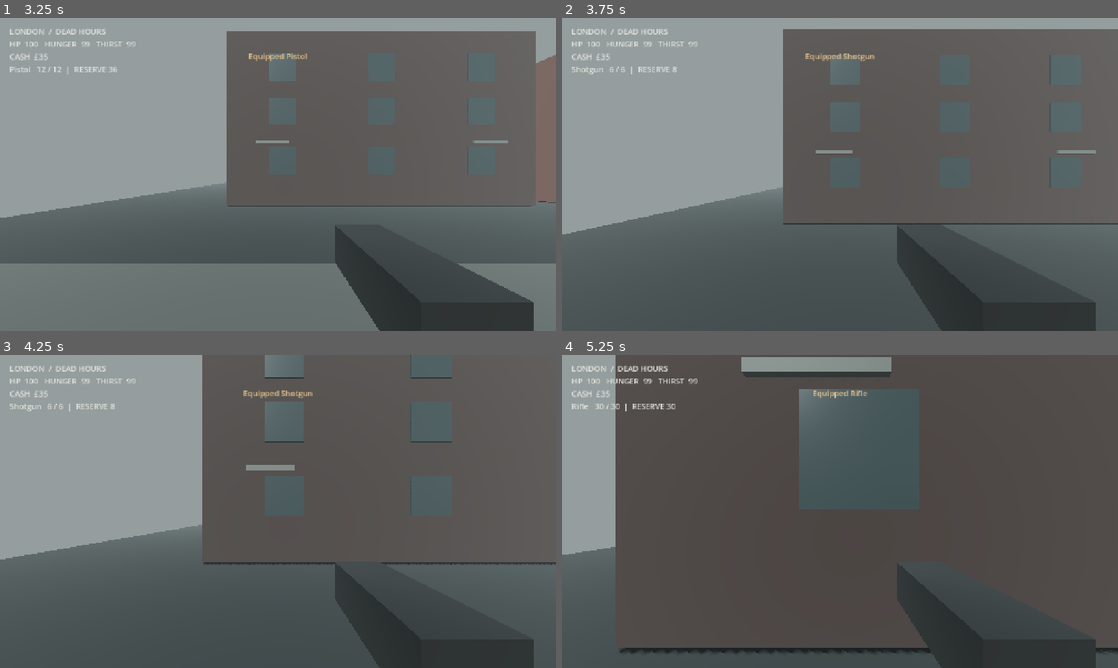
Above: before the commit, frames 1-4 (two rows, left to right).
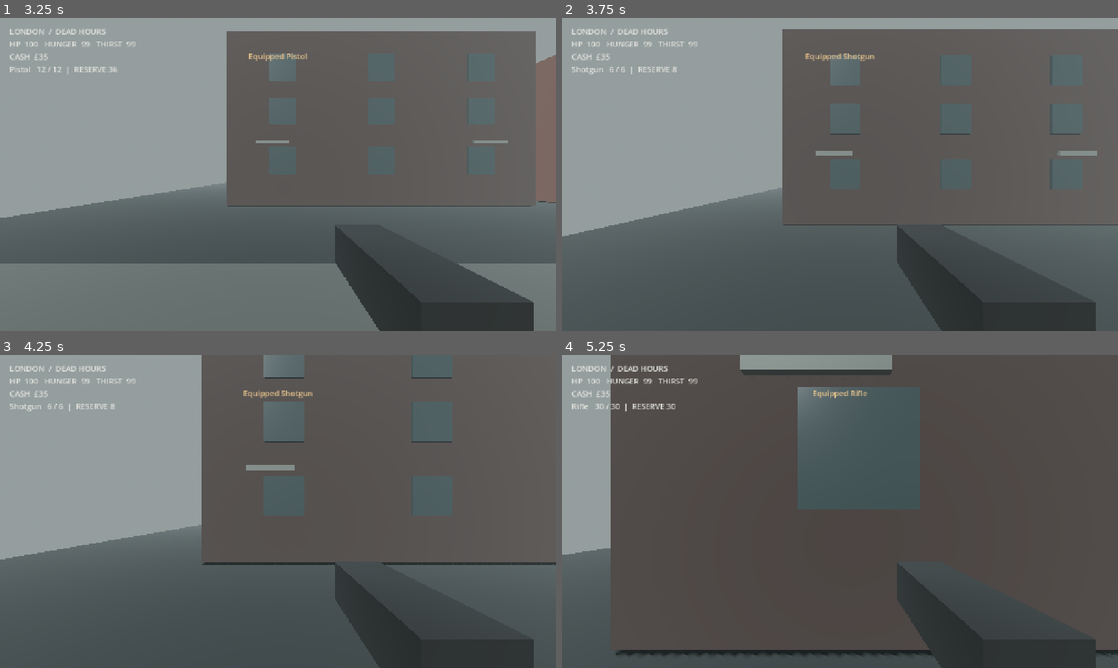
Above: after the commit, the same moments.

Repository: mrbedgrief-ship-it/london-dead-hours
Game: Godot game, scene res://scenes/main.tscn
The game is run twice, just before and just after one commit, with the same random seed, the same clock (stepped at 60 frames per second) and the same inputs.
Inputs (mouse positions are in pixels of both pictures, inside the frame that each line leads up to):
- Up to frame 1 (3.25 s): click "NEW EXPEDITION" at 0.5 s; tap Enter at 1.25 s; move the mouse to (305, 174) at 1.27 s; hold E (interact) 1.28-2.03 s; hold W (move_forward) from 1.28 s (still down); click (305, 174) at 1.42 s; tap Space (jump) at 1.52, 2.27 s; move the mouse to (250, 174) at 2.02 s; tap Shift (sprint) at 2.1 s; move the mouse to (289, 168) at 2.77 s; tap 1 at 2.85 s
- Up to frame 2 (3.75 s): keep holding W (move_forward); tap Space (jump) at 3.5 s; move the mouse to (834, 180) at 3.52 s; tap 2 at 3.6 s; click (834, 180) at 3.67 s
- Up to frame 3 (4.25 s): keep holding W (move_forward); tap Space (jump) at 3.77 s
- Up to frame 4 (5.25 s): keep holding W (move_forward); move the mouse to (878, 514) at 4.27 s; tap 3 at 4.35 s; tap Space (jump) at 4.52 s; move the mouse to (795, 508) at 5.02 s; tap E (interact) at 5.1 s

Frame 1 is identical in both runs. In frame 2, 0.8% of the frame differs, in the area x 0-100%, y 3-70%; in frame 3, 0.2%; in frame 4, 1.9%, in the area x 8-100%, y 0-96%.
Error after the commit: Parse Error: Cannot infer the type of "direction" variable because the value doesn't have a set type. (res://scripts/zombie.gd:50)

Commit message:
Avoid static typing conflicts across gameplay scripts

Diff:
--- a/scripts/zombie.gd
+++ b/scripts/zombie.gd
@@ -5,7 +5,7 @@
 var speed := 1.55
 var attack_timer := 0.0
 var dead := false
-var player: CharacterBody3D
+var player
 var body_mesh: MeshInstance3D
 
 func _ready() -> void:
